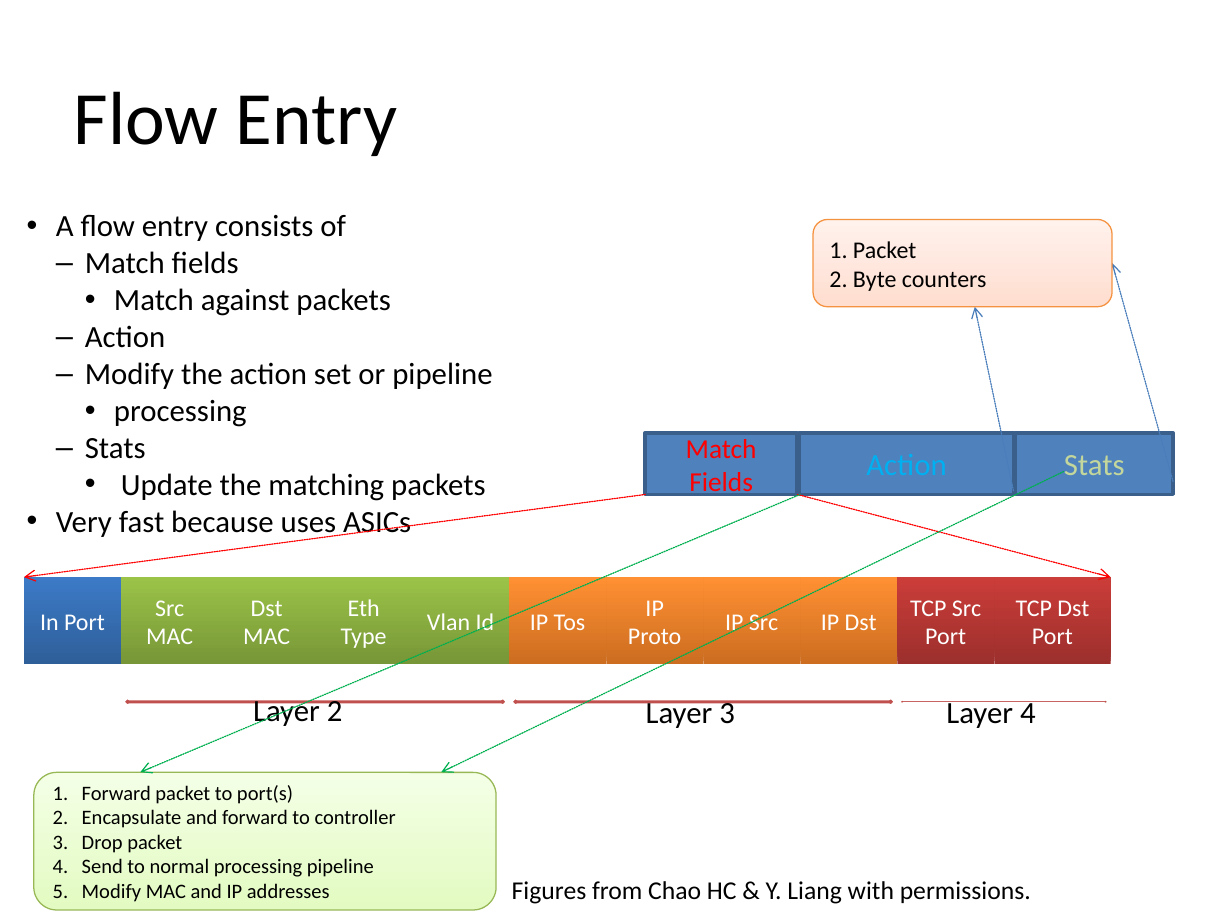
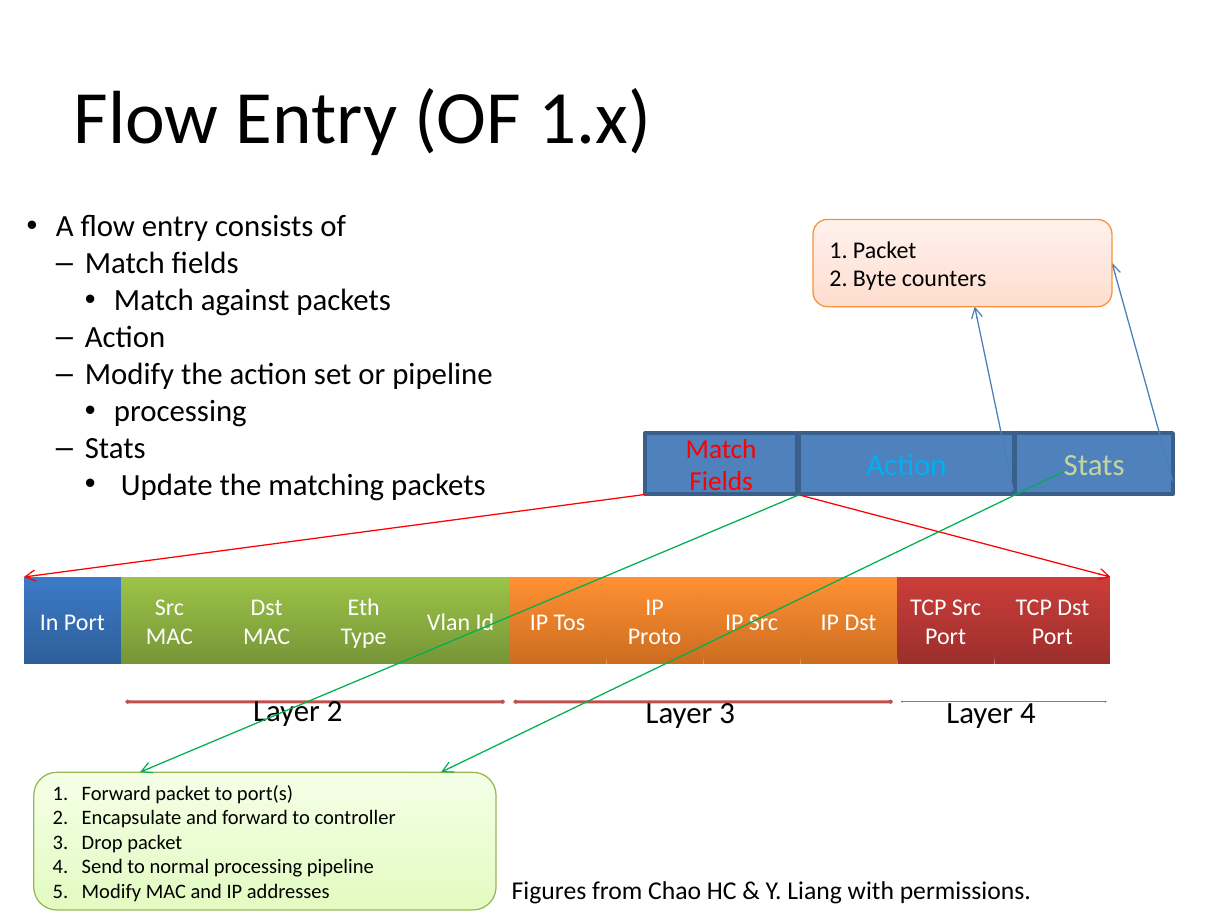
Before and after one commit to gwacter-zz/sdn-workshop, a slide deck: slide 17 of presentations/SDN-Introduction.pptx (slide 12 before the commit). Drawn at 1232x924 pixels with LibreOffice and Linux fonts; fonts in the diff are those of the drawing; background and template pictures are left out. Boxes give left, top, right and bottom in pixels: in the first picture for what was removed or moved away, otherwise in the second. Text is boxed around its words. In the diff, an @@ line names an element or a change of style, - is before the commit and + after.

```diff
--- a/presentations/SDN-Introduction.pptx
+++ b/presentations/SDN-Introduction.pptx
@@ text at <box>74,88,651,155</box>: text changed @@
-Flow Entry
+Flow Entry (OF 1.x)
@@ text at <box>56,510,411,540</box>: paragraph removed @@
-• Very fast because uses ASICs
```
Also in this commit, not shown: 10 other slides changed, 22 slides added, 15 slides removed.
